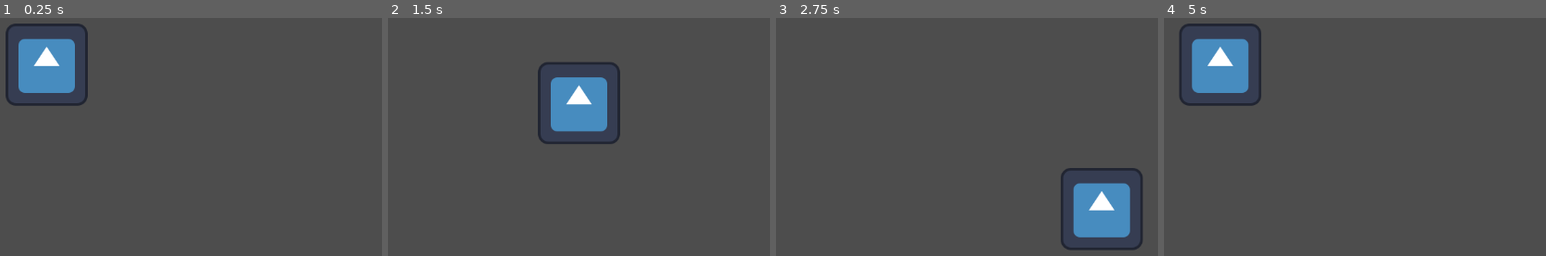
Above: before the commit, frames 1-4 (left to right).
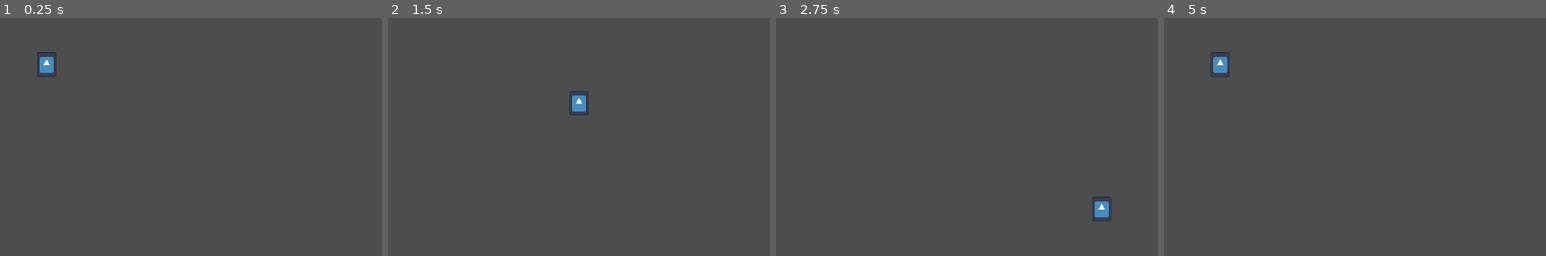
Above: after the commit, the same moments.

Repository: Starlitriver1234/TestGodot2025
Game: Godot game, scene res://Scenes/game.tscn
Same seed, same stepped clock (60 frames per second), same inputs: the game is played once before the commit and once after it. The engine's default icon, where the game draws it, is replaced by a stand-in: a white triangle on a blue panel in a dark square.
Inputs:
- Up to frame 1 (0.25 s): no input
- Up to frame 2 (1.5 s): tap Enter at 0.5 s; hold D (Right) 0.53-1.28 s; hold S (Down) from 1.28 s (still down)
- Up to frame 3 (2.75 s): release S (Down) at 2.03 s; hold D (Right) from 2.03 s (still down)
- Up to frame 4 (5 s): release D (Right) at 2.78 s; hold W (Up) 2.78-3.53 s; hold A (Left) from 3.53 s (still down)

The runs differ from the first frame. In frame 1, 4.2% of the frame differs, in the area x 1-24%, y 2-37%; in frame 2, 4.2%; in frame 3, 4.3%, in the area x 74-97%, y 63-98%; in frame 4, 4.3%.

Commit message:
Player can't go offscreen now

Diff:
--- a/godottest/Scenes/player.tscn
+++ b/godottest/Scenes/player.tscn
@@ -7,6 +7,7 @@
 
 [node name="Player" type="CharacterBody2D"]
 position = Vector2(165, 331)
+scale = Vector2(0.242066, 0.300275)
 script = ExtResource("1_cvnsp")
 
 [node name="CollisionShape2D" type="CollisionShape2D" parent="."]
--- a/godottest/Scripts/player.gd
+++ b/godottest/Scripts/player.gd
@@ -1,8 +1,6 @@
 extends CharacterBody2D
 
-
-const Speed = 300.0
-const JUMP_VELOCITY = -400.0
+var Speed := 300
 
 
 func _physics_process(delta: float) -> void:
@@ -16,3 +14,8 @@
 	if Input.is_action_pressed("Left"):
 		velocity.x = -Speed
 	move_and_slide()
+	var screen_size = get_viewport_rect().size
+	global_position = global_position.clamp(Vector2(0,0), screen_size)
+
+func died():
+	queue_free()
